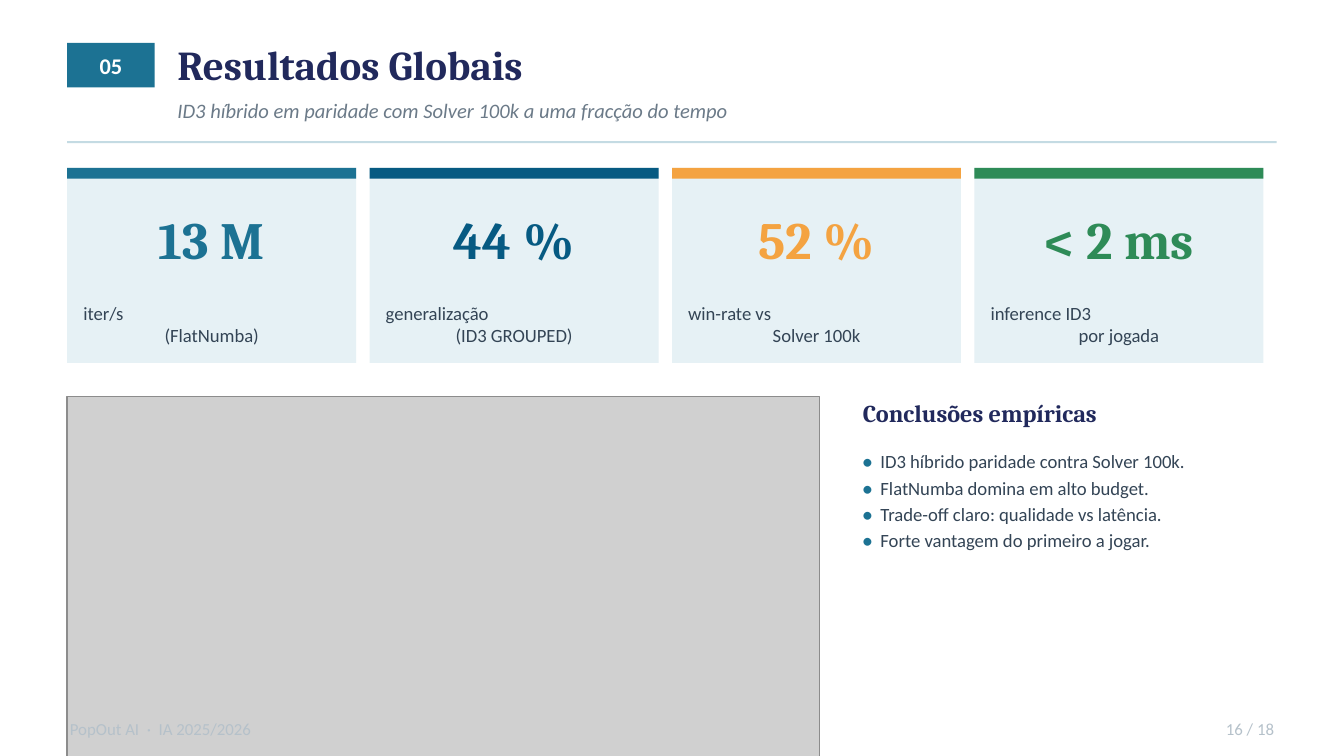
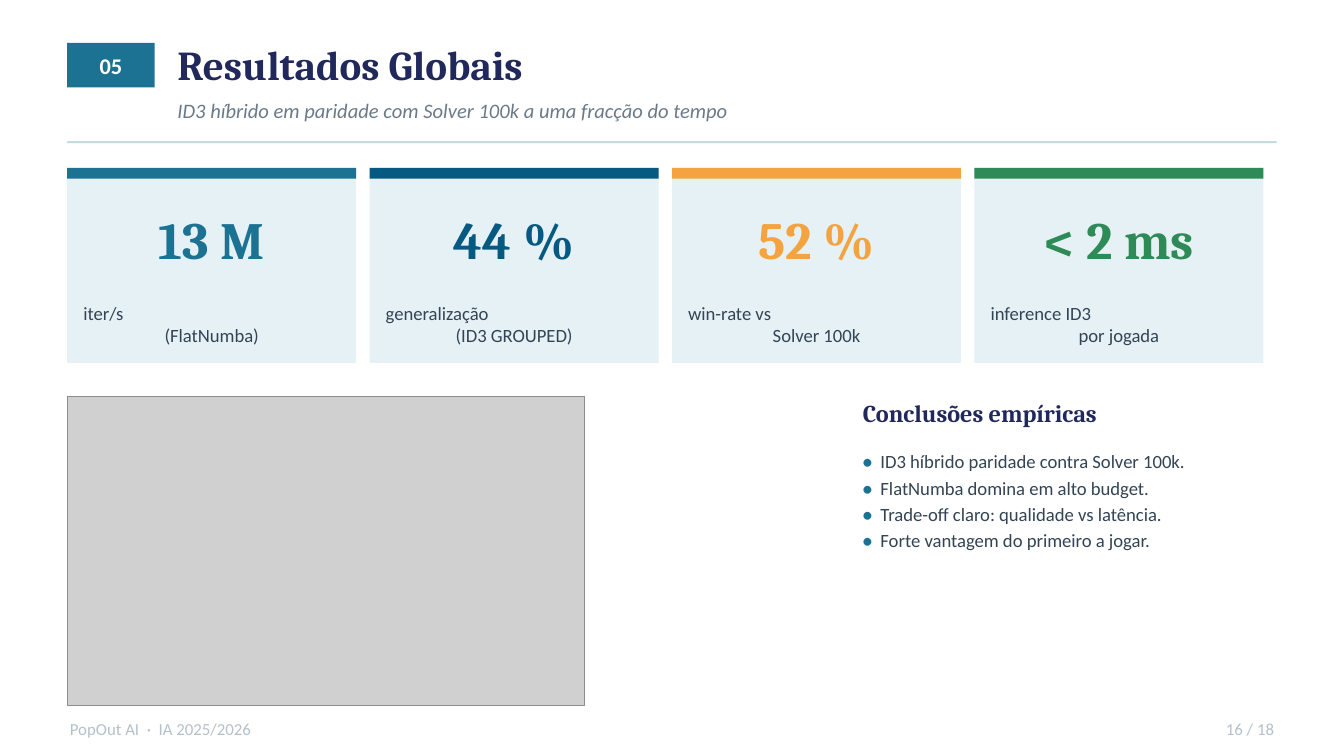
Before and after one commit to Difl4/popout-ai, a slide deck: slide 16 of docs/presentation.pptx. Drawn at 1344x756 pixels with LibreOffice and Linux fonts; fonts in the diff are those of the drawing; grey boxes stand for pictures. Boxes give left, top, right and bottom in pixels: in the first picture for what was removed or moved away, otherwise in the second. Text is boxed around its words. In the diff, an @@ line names an element or a change of style, - is before the commit and + after.

```diff
--- a/docs/presentation.pptx
+++ b/docs/presentation.pptx
@@ picture: place and size @@
-picture at box(67, 396, 820, 756)
+picture at box(67, 396, 585, 706)
@@ text added at box(70, 724, 251, 738), 9 pt, text #B5C1CA @@
+PopOut AI · IA 2025/2026
```
Also in this commit, not shown: 3 other slides changed, 1 other file.
